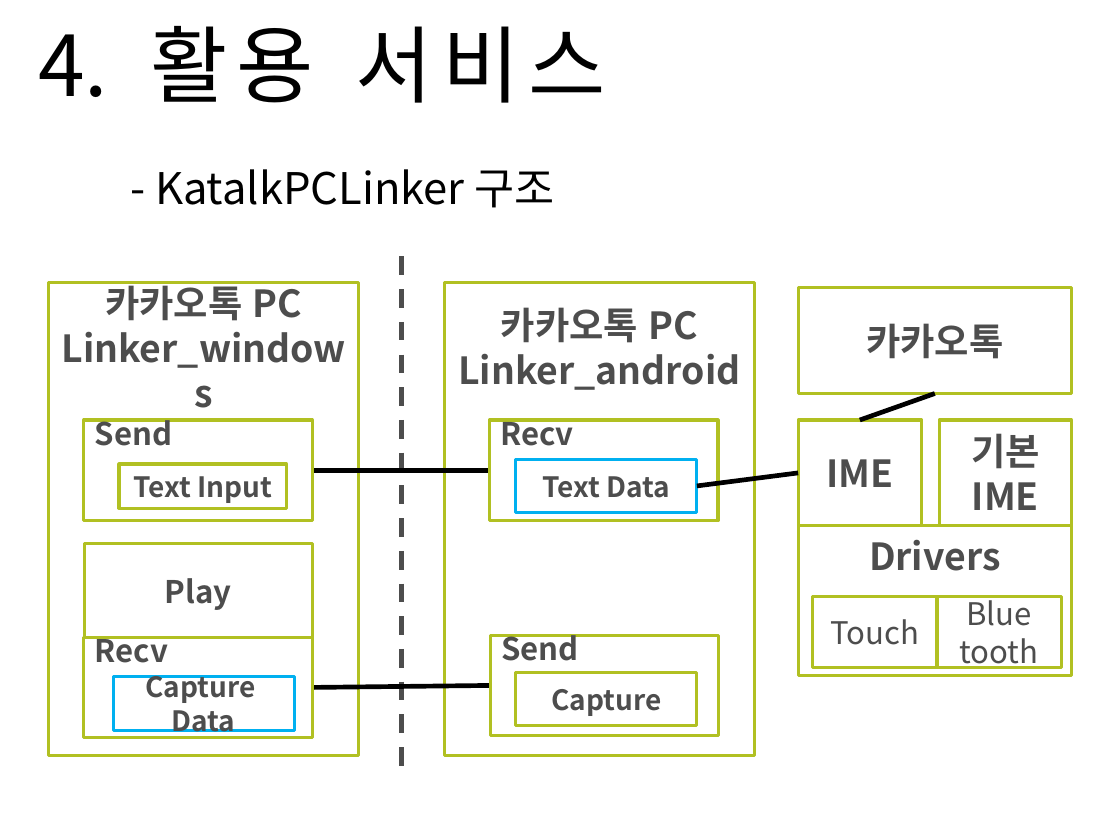
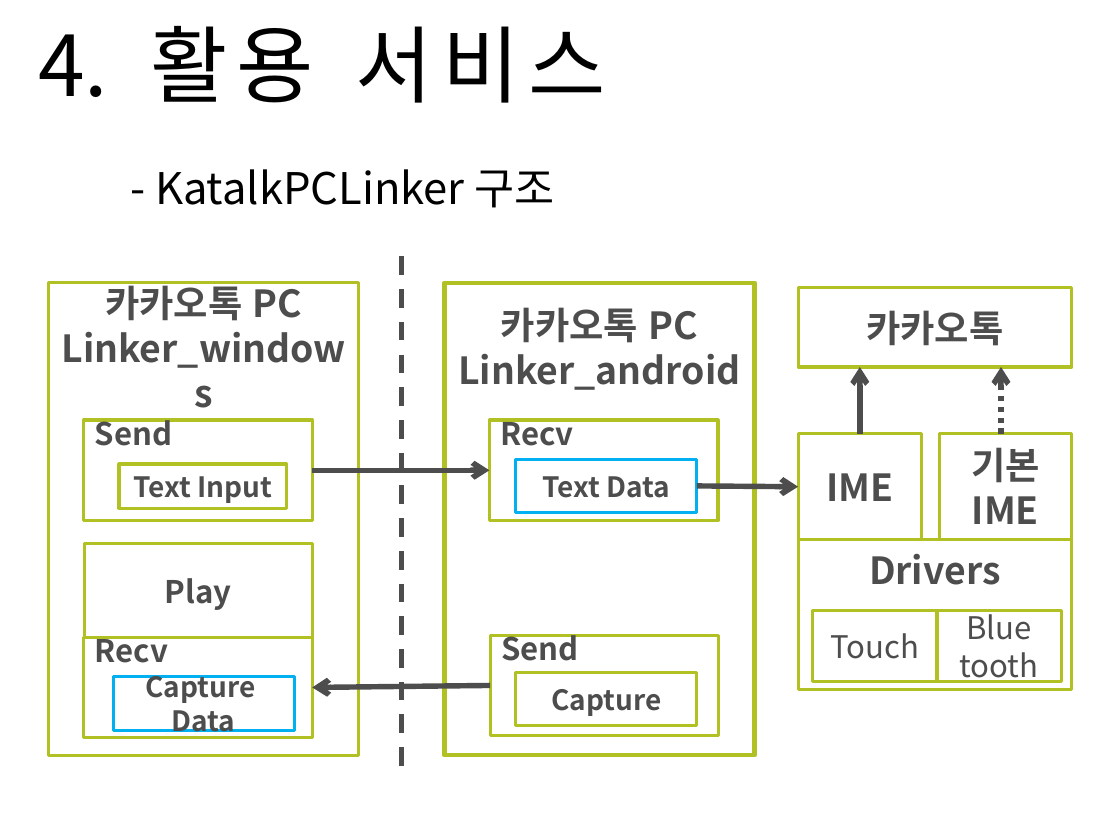
Before and after one commit to Sanghyun-Lee/Android-USB, a slide deck: slide 12 of Documents/presentation doc/Final Presentation/final-presentation.pptx (slide 13 before the commit). Drawn at 1120x840 pixels with LibreOffice and Linux fonts; fonts in the diff are those of the drawing; background and template pictures are left out. Boxes give left, top, right and bottom in pixels: in the first picture for what was removed or moved away, otherwise in the second. Text is boxed around its words. In the diff, an @@ line names an element or a change of style, - is before the commit and + after.

```diff
--- a/Documents/presentation doc/Final Presentation/final-presentation.pptx
+++ b/Documents/presentation doc/Final Presentation/final-presentation.pptx
@@ rectangle "카카오톡 PC Linker_android" at bbox=[445, 283, 755, 756]: outline #B1C022 2 pt to #B1C022 3 pt @@
@@ rectangle "카카오톡": place and size @@
-rectangle "카카오톡" at bbox=[799, 288, 1072, 393]
+rectangle "카카오톡" at bbox=[799, 288, 1072, 367]
@@ arrow added from (860, 433) to (860, 367), #4D4D4D 3.5 pt @@
@@ arrow added from (1001, 433) to (1001, 367), #4D4D4D 3.5 pt dashed @@
@@ line removed from (860, 420) to (935, 393) @@
@@ line (312, 470) - (489, 470): line to arrow; stroke #000000 3 pt to #4D4D4D 3.5 pt @@
@@ line moved from (697, 486) - (799, 473) to (697, 486) - (799, 487) @@
@@ line (697, 486) - (799, 487): line to arrow; stroke #000000 3 pt to #4D4D4D 3.5 pt @@
@@ 5 rectangles: place and size @@
-5 rectangles at bbox=[799, 420, 1072, 675]
+5 rectangles at bbox=[799, 433, 1072, 690]
@@ line moved from (312, 688) - (491, 685) to (491, 685) - (312, 688) @@
@@ line (491, 685) - (312, 688): line to arrow; stroke #000000 3 pt to #4D4D4D 3.5 pt @@
```
Also in this commit, not shown: 6 other slides changed, 1 slide removed.
